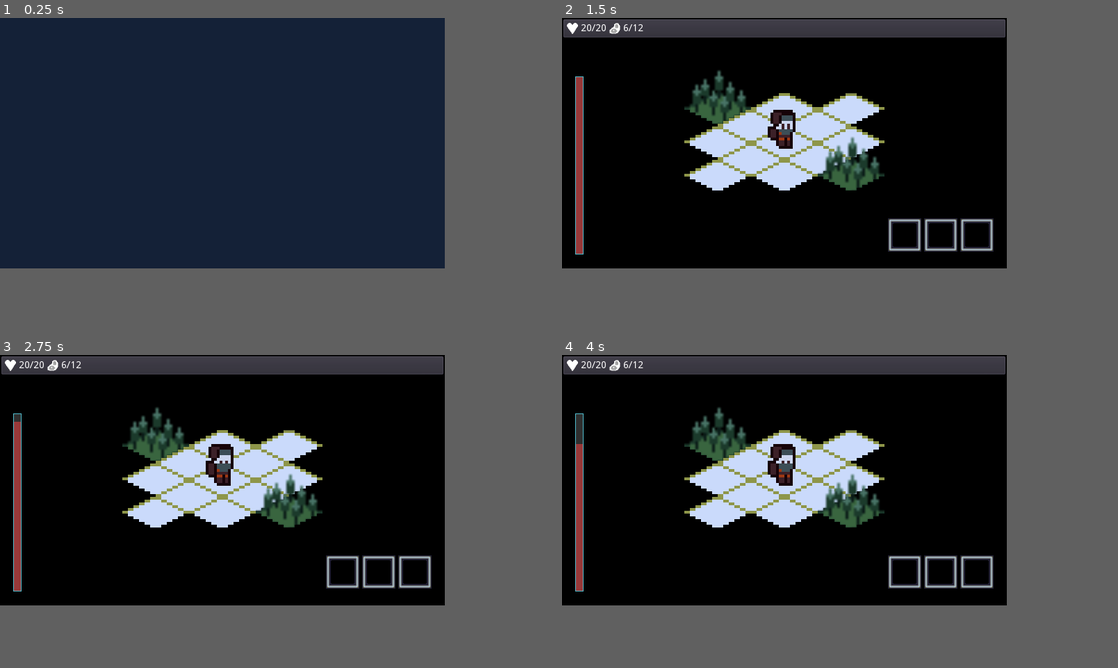
Above: before the commit, frames 1-4 (two rows, left to right).
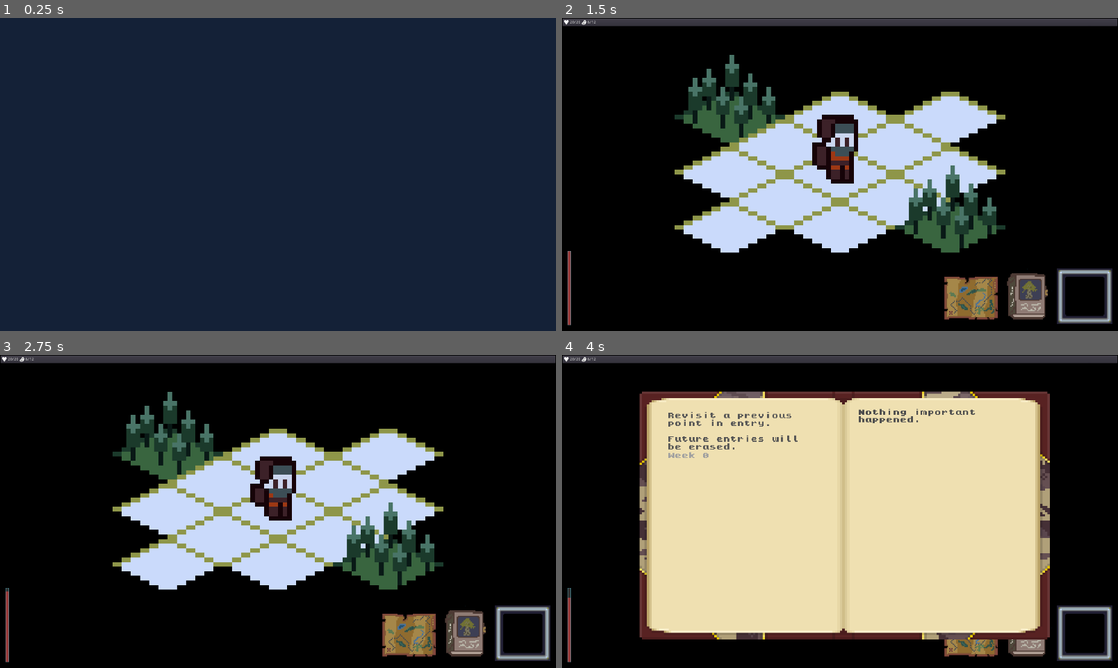
Above: after the commit, the same moments.

Repository: ZeeHatcher/project-forgotten
Game: Godot game, scene res://scenes/start_screen/start_screen.tscn
Two runs of this game, one before a commit and one after it. Both use one fixed random seed, a clock stepped at 60 frames per second and the inputs below.
Inputs (mouse positions are in pixels of both pictures, inside the frame that each line leads up to):
- Up to frame 1 (0.25 s): no input
- Up to frame 2 (1.5 s): tap Enter at 0.5 s; move the mouse to (884, 130) at 0.52 s; hold D (move_right) 0.53-1.25 s; hold Tab (journal) 0.53-1.25 s; click (884, 130) at 0.67 s; click "Start" at 1.25 s
- Up to frame 3 (2.75 s): click (344, 570) at 2.02 s
- Up to frame 4 (4 s): click (890, 577) at 2.77 s; click (940, 570) at 3.52 s
In our replay, the window is 640x360 before the commit and 800x450 after it. These sizes can differ from the game's own. Grey fills any space a smaller window leaves; there, only what the larger window draws over its background counts as a difference.

The runs differ from the first frame. In frame 1, only the window size differs. In frame 2, 30% of the frame differs, in the area x 0-100%, y 0-99%; in frame 3, 30%; in frame 4, 65%.

Commit message:
resized game, added ui icons

Diff:
--- a/entities/player/player.tscn
+++ b/entities/player/player.tscn
@@ -55,7 +55,6 @@
 position = Vector2( 0, -10 )
 frames = SubResource( 7 )
 animation = "idle"
-frame = 1
 playing = true
 
 [node name="EventDetector" type="Area2D" parent="."]
--- a/main.tscn
+++ b/main.tscn
@@ -19,6 +19,8 @@
 [ext_resource path="res://misc/gamesave_service.gd" type="Script" id=17]
 [ext_resource path="res://ui/journal/journal.tscn" type="PackedScene" id=18]
 [ext_resource path="res://assets/cubex4.png" type="Texture" id=19]
+[ext_resource path="res://assets/images/Map_UI.png" type="Texture" id=20]
+[ext_resource path="res://assets/images/Journal_UI.png" type="Texture" id=21]
 
 [node name="Main" type="Node2D"]
 script = ExtResource( 9 )
@@ -59,7 +61,7 @@
 [node name="Camera2D" type="Camera2D" parent="."]
 position = Vector2( 0, 6 )
 current = true
-zoom = Vector2( 0.25, 0.25 )
+zoom = Vector2( 0.063, 0.063 )
 
 [node name="CanvasLayer" type="CanvasLayer" parent="."]
 
@@ -71,10 +73,10 @@
 [node name="EventBoard" parent="CanvasLayer/CenterContainer" instance=ExtResource( 2 )]
 pause_mode = 2
 visible = false
-margin_left = 316.0
-margin_top = 162.0
-margin_right = 324.0
-margin_bottom = 198.0
+margin_left = 956.0
+margin_top = 522.0
+margin_right = 964.0
+margin_bottom = 558.0
 
 [node name="TopBar" parent="CanvasLayer" instance=ExtResource( 7 )]
 margin_bottom = 30.0
@@ -111,10 +113,7 @@
 
 [node name="Tween" type="Tween" parent="CanvasLayer/TemperatureBar"]
 
-[node name="Journal" parent="CanvasLayer" instance=ExtResource( 18 )]
-visible = false
-
-[node name="HBoxContainer" type="HBoxContainer" parent="CanvasLayer"]
+[node name="Icons" type="HBoxContainer" parent="CanvasLayer"]
 anchor_left = 1.0
 anchor_top = 1.0
 anchor_right = 1.0
@@ -127,22 +126,31 @@
 grow_vertical = 0
 alignment = 2
 
-[node name="TextureButton" type="TextureButton" parent="CanvasLayer/HBoxContainer"]
-margin_right = 48.0
-margin_bottom = 48.0
+[node name="MapButton" type="TextureButton" parent="CanvasLayer/Icons"]
+margin_right = 192.0
+margin_bottom = 192.0
+rect_min_size = Vector2( 192, 192 )
+texture_normal = ExtResource( 20 )
+expand = true
+
+[node name="JournalButton" type="TextureButton" parent="CanvasLayer/Icons"]
+margin_left = 196.0
+margin_right = 388.0
+margin_bottom = 192.0
+rect_min_size = Vector2( 192, 192 )
+texture_normal = ExtResource( 21 )
+expand = true
+
+[node name="InventoryButton" type="TextureButton" parent="CanvasLayer/Icons"]
+margin_left = 392.0
+margin_right = 584.0
+margin_bottom = 192.0
+rect_min_size = Vector2( 192, 192 )
 texture_normal = ExtResource( 19 )
+expand = true
 
-[node name="TextureButton3" type="TextureButton" parent="CanvasLayer/HBoxContainer"]
-margin_left = 52.0
-margin_right = 100.0
-margin_bottom = 48.0
-texture_normal = ExtResource( 19 )
-
-[node name="TextureButton2" type="TextureButton" parent="CanvasLayer/HBoxContainer"]
-margin_left = 104.0
-margin_right = 152.0
-margin_bottom = 48.0
-texture_normal = ExtResource( 19 )
+[node name="Journal" parent="CanvasLayer" instance=ExtResource( 18 )]
+visible = false
 
 [node name="EventService" type="Node" parent="."]
 script = ExtResource( 5 )
@@ -175,6 +183,7 @@
 [connection signal="choice_selected" from="CanvasLayer/CenterContainer/EventBoard" to="EventService" method="apply_outcome"]
 [connection signal="event_ended" from="CanvasLayer/CenterContainer/EventBoard" to="EventService" method="end_event"]
 [connection signal="event_ended" from="CanvasLayer/CenterContainer/EventBoard" to="GameOverService" method="_on_EventBoard_event_ended"]
+[connection signal="pressed" from="CanvasLayer/Icons/JournalButton" to="GameSaveService" method="_on_JournalButton_pressed"]
 [connection signal="load_game" from="CanvasLayer/Journal" to="GameSaveService" method="_on_Journal_load_game"]
 [connection signal="show_journal" from="GameSaveService" to="CanvasLayer/Journal" method="_on_GameSaveService_show_journal"]
 [connection signal="update_saves" from="GameSaveService" to="CanvasLayer/Journal" method="_on_GameSaveService_update_saves"]
--- a/misc/gamesave_service.gd
+++ b/misc/gamesave_service.gd
@@ -23,8 +23,8 @@
 onready var _event_service = get_node(event_service)
 
 
-func _process(delta):
-	if Input.is_action_just_pressed("journal"):
+func _input(event: InputEvent) -> void:
+	if event.is_action_pressed("journal"):
 		emit_signal("show_journal")
 
 
@@ -100,3 +100,7 @@
 	if tiles_moved >= save_after_tiles_moved:
 		tiles_moved = 0
 		save_game()
+
+
+func _on_JournalButton_pressed():
+	emit_signal("show_journal")
--- a/project.godot
+++ b/project.godot
@@ -110,14 +110,38 @@
 
 [display]
 
-window/size/width=640
-window/size/height=360
+window/size/width=1920
+window/size/height=1080
 window/stretch/mode="viewport"
 window/stretch/aspect="keep"
 
 [gui]
 
 common/drop_mouse_on_gui_input_disabled=true
+
+[importer_defaults]
+
+texture={
+"compress/bptc_ldr": 0,
+"compress/hdr_mode": 0,
+"compress/lossy_quality": 0.7,
+"compress/mode": 0,
+"compress/normal_map": 0,
+"detect_3d": false,
+"flags/anisotropic": false,
+"flags/filter": false,
+"flags/mipmaps": false,
+"flags/repeat": 0,
+"flags/srgb": 2,
+"process/HDR_as_SRGB": false,
+"process/fix_alpha_border": true,
+"process/invert_color": false,
+"process/normal_map_invert_y": false,
+"process/premult_alpha": false,
+"size_limit": 0,
+"stream": false,
+"svg/scale": 1.0
+}
 
 [input]
 
--- a/scenes/start_screen/start_screen.tscn
+++ b/scenes/start_screen/start_screen.tscn
@@ -83,10 +83,10 @@
 script = ExtResource( 1 )
 
 [node name="Polygon2D" type="Polygon2D" parent="."]
-position = Vector2( -13.4554, -30.0784 )
-scale = Vector2( 0.64964, 0.64964 )
+position = Vector2( -0.999992, 5.00003 )
+scale = Vector2( 2.10613, 2.10613 )
 color = Color( 0.0823529, 0.133333, 0.219608, 1 )
-polygon = PoolVector2Array( -251, -456, -248, 1033, 1321, 1028, 1329, -454 )
+polygon = PoolVector2Array( -251, -456, -248, 1033, 1321, 1028, 1324.99, 288.601, 1329, -454 )
 
 [node name="AnimationPlayer" type="AnimationPlayer" parent="."]
 anims/RESET = SubResource( 1 )
@@ -111,10 +111,10 @@
 size_flags_vertical = 0
 
 [node name="Label" type="Label" parent="CanvasLayer/StartMenu/TitleCard/CenterContainer"]
-margin_left = 206.0
-margin_top = 273.0
-margin_right = 776.0
-margin_bottom = 323.0
+margin_left = 393.0
+margin_top = 490.0
+margin_right = 1527.0
+margin_bottom = 590.0
 size_flags_horizontal = 0
 size_flags_vertical = 0
 theme = ExtResource( 2 )
@@ -138,30 +138,27 @@
 [node name="MarginContainer" type="MarginContainer" parent="CanvasLayer/StartMenu"]
 anchor_right = 1.0
 anchor_bottom = 1.0
-margin_left = 50.0
-margin_top = 50.0
-margin_right = -50.0
-margin_bottom = -50.0
+margin_left = 200.0
+margin_top = 200.0
+margin_right = -200.0
+margin_bottom = -200.0
 
 [node name="MainMenu" type="Control" parent="CanvasLayer/StartMenu/MarginContainer"]
 visible = false
-margin_right = 540.0
-margin_bottom = 260.0
+margin_right = 1520.0
+margin_bottom = 680.0
 
 [node name="MainMenuOptions" type="VBoxContainer" parent="CanvasLayer/StartMenu/MarginContainer/MainMenu"]
-anchor_top = 0.5
-anchor_bottom = 0.5
-margin_top = -200.0
-margin_right = 196.0
-margin_bottom = 200.0
+anchor_bottom = 1.0
+margin_right = 112.0
 size_flags_horizontal = 0
 theme = ExtResource( 5 )
 alignment = 1
 
 [node name="Start" type="Button" parent="CanvasLayer/StartMenu/MarginContainer/MainMenu/MainMenuOptions"]
-margin_top = 116.0
-margin_right = 196.0
-margin_bottom = 155.0
+margin_top = 318.0
+margin_right = 336.0
+margin_bottom = 376.0
 focus_neighbour_bottom = NodePath("../Options")
 focus_next = NodePath("../Options")
 size_flags_vertical = 0
@@ -169,9 +166,9 @@
 align = 0
 
 [node name="Options" type="Button" parent="CanvasLayer/StartMenu/MarginContainer/MainMenu/MainMenuOptions"]
-margin_top = 159.0
-margin_right = 196.0
-margin_bottom = 198.0
+margin_top = 380.0
+margin_right = 336.0
+margin_bottom = 438.0
 focus_neighbour_top = NodePath("../Start")
 focus_neighbour_bottom = NodePath("../Credits")
 focus_next = NodePath("../Credits")
@@ -181,9 +178,9 @@
 align = 0
 
 [node name="Credits" type="Button" parent="CanvasLayer/StartMenu/MarginContainer/MainMenu/MainMenuOptions"]
-margin_top = 202.0
-margin_right = 196.0
-margin_bottom = 241.0
+margin_top = 442.0
+margin_right = 336.0
+margin_bottom = 500.0
 focus_neighbour_top = NodePath("../Options")
 focus_next = NodePath("../Exit")
 focus_previous = NodePath("../Options")
@@ -192,9 +189,9 @@
 align = 0
 
 [node name="Exit" type="Button" parent="CanvasLayer/StartMenu/MarginContainer/MainMenu/MainMenuOptions"]
-margin_top = 245.0
-margin_right = 196.0
-margin_bottom = 284.0
+margin_top = 504.0
+margin_right = 336.0
+margin_bottom = 562.0
 focus_neighbour_top = NodePath("../Credits")
 focus_previous = NodePath("../Credits")
 size_flags_vertical = 0
@@ -203,8 +200,8 @@
 
 [node name="OptionsMenu" type="Control" parent="CanvasLayer/StartMenu/MarginContainer"]
 visible = false
-margin_right = 540.0
-margin_bottom = 260.0
+margin_right = 1520.0
+margin_bottom = 680.0
 
 [node name="Label" type="Label" parent="CanvasLayer/StartMenu/MarginContainer/OptionsMenu"]
 anchor_left = 0.5
@@ -233,7 +230,7 @@
 alignment = 1
 
 [node name="Label2" type="Label" parent="CanvasLayer/StartMenu/MarginContainer/OptionsMenu/Options"]
-margin_top = 140.0
+margin_top = 153.0
 margin_right = 224.0
 margin_bottom = 179.0
 focus_neighbour_top = NodePath(".")
@@ -248,7 +245,7 @@
 [node name="Label3" type="Label" parent="CanvasLayer/StartMenu/MarginContainer/OptionsMenu/Options"]
 margin_top = 183.0
 margin_right = 224.0
-margin_bottom = 199.0
+margin_bottom = 196.0
 focus_neighbour_top = NodePath(".")
 focus_previous = NodePath(".")
 size_flags_vertical = 0
@@ -256,9 +253,9 @@
 align = 1
 
 [node name="Label5" type="Label" parent="CanvasLayer/StartMenu/MarginContainer/OptionsMenu/Options"]
-margin_top = 203.0
-margin_right = 224.0
-margin_bottom = 219.0
+margin_top = 200.0
+margin_right = 224.0
+margin_bottom = 213.0
 focus_neighbour_top = NodePath(".")
 focus_previous = NodePath(".")
 size_flags_vertical = 0
@@ -266,9 +263,9 @@
 align = 1
 
 [node name="Label4" type="Label" parent="CanvasLayer/StartMenu/MarginContainer/OptionsMenu/Options"]
-margin_top = 223.0
-margin_right = 224.0
-margin_bottom = 239.0
+margin_top = 217.0
+margin_right = 224.0
+margin_bottom = 230.0
 focus_neighbour_top = NodePath(".")
 focus_previous = NodePath(".")
 size_flags_vertical = 0
@@ -276,9 +273,9 @@
 align = 1
 
 [node name="Label6" type="Label" parent="CanvasLayer/StartMenu/MarginContainer/OptionsMenu/Options"]
-margin_top = 243.0
-margin_right = 224.0
-margin_bottom = 259.0
+margin_top = 234.0
+margin_right = 224.0
+margin_bottom = 247.0
 focus_neighbour_top = NodePath(".")
 focus_previous = NodePath(".")
 size_flags_vertical = 0
@@ -287,8 +284,8 @@
 
 [node name="CreditsMenu" type="Control" parent="CanvasLayer/StartMenu/MarginContainer"]
 visible = false
-margin_right = 540.0
-margin_bottom = 260.0
+margin_right = 1520.0
+margin_bottom = 680.0
 
 [node name="Label" type="Label" parent="CanvasLayer/StartMenu/MarginContainer/CreditsMenu"]
 anchor_left = 0.5
@@ -306,20 +303,18 @@
 valign = 1
 
 [node name="Credits" type="VBoxContainer" parent="CanvasLayer/StartMenu/MarginContainer/CreditsMenu"]
-anchor_top = 0.5
-anchor_bottom = 0.5
-margin_top = -200.0
-margin_right = 224.0
-margin_bottom = 200.0
+anchor_right = 0.504
+anchor_bottom = 1.0
+margin_right = 0.119995
 size_flags_horizontal = 0
 size_flags_vertical = 0
 theme = ExtResource( 6 )
 alignment = 1
 
 [node name="Label2" type="Label" parent="CanvasLayer/StartMenu/MarginContainer/CreditsMenu/Credits"]
-margin_top = 140.0
-margin_right = 224.0
-margin_bottom = 179.0
+margin_top = 355.0
+margin_right = 867.0
+margin_bottom = 413.0
 focus_neighbour_top = NodePath(".")
 focus_neighbour_bottom = NodePath("../../Label")
 focus_next = NodePath("../../Label")
@@ -330,9 +325,9 @@
 align = 1
 
 [node name="Label3" type="Label" parent="CanvasLayer/StartMenu/MarginContainer/CreditsMenu/Credits"]
-margin_top = 183.0
-margin_right = 224.0
-margin_bottom = 199.0
+margin_top = 417.0
+margin_right = 867.0
+margin_bottom = 441.0
 focus_neighbour_top = NodePath(".")
 focus_previous = NodePath(".")
 size_flags_vertical = 0
@@ -340,9 +335,9 @@
 align = 1
 
 [node name="Label5" type="Label" parent="CanvasLayer/StartMenu/MarginContainer/CreditsMenu/Credits"]
-margin_top = 203.0
-margin_right = 224.0
-margin_bottom = 219.0
+margin_top = 445.0
+margin_right = 867.0
+margin_bottom = 469.0
 focus_neighbour_top = NodePath(".")
 focus_previous = NodePath(".")
 size_flags_vertical = 0
@@ -350,9 +345,9 @@
 align = 1
 
 [node name="Label4" type="Label" parent="CanvasLayer/StartMenu/MarginContainer/CreditsMenu/Credits"]
-margin_top = 223.0
-margin_right = 224.0
-margin_bottom = 239.0
+margin_top = 473.0
+margin_right = 867.0
+margin_bottom = 497.0
 focus_neighbour_top = NodePath(".")
 focus_previous = NodePath(".")
 size_flags_vertical = 0
@@ -360,9 +355,9 @@
 align = 1
 
 [node name="Label6" type="Label" parent="CanvasLayer/StartMenu/MarginContainer/CreditsMenu/Credits"]
-margin_top = 243.0
-margin_right = 224.0
-margin_bottom = 259.0
+margin_top = 501.0
+margin_right = 867.0
+margin_bottom = 525.0
 focus_neighbour_top = NodePath(".")
 focus_previous = NodePath(".")
 size_flags_vertical = 0
@@ -370,8 +365,8 @@
 align = 1
 
 [node name="57-All-Cards" type="Sprite" parent="CanvasLayer/StartMenu/MarginContainer/CreditsMenu"]
-position = Vector2( 584, 216 )
-scale = Vector2( 0.143958, 0.143958 )
+position = Vector2( 1214, 483 )
+scale = Vector2( 0.324801, 0.324801 )
 texture = ExtResource( 4 )
 
 [connection signal="pressed" from="CanvasLayer/StartMenu/MarginContainer/MainMenu/MainMenuOptions/Start" to="." method="_on_Start_pressed"]
--- a/scenes/ui_test.tscn
+++ b/scenes/ui_test.tscn
@@ -15,35 +15,35 @@
 margin_bottom = 40.0
 
 [node name="Label" type="Label" parent="VBoxContainer"]
-margin_right = 405.0
-margin_bottom = 50.0
+margin_right = 807.0
+margin_bottom = 100.0
 theme = ExtResource( 2 )
 text = "Special Title"
 
 [node name="Label2" type="Label" parent="VBoxContainer"]
-margin_top = 54.0
-margin_right = 405.0
-margin_bottom = 62.0
+margin_top = 104.0
+margin_right = 807.0
+margin_bottom = 128.0
 theme = ExtResource( 1 )
 text = "Default Body"
 
 [node name="Label3" type="Label" parent="VBoxContainer"]
-margin_top = 66.0
-margin_right = 405.0
-margin_bottom = 74.0
+margin_top = 132.0
+margin_right = 807.0
+margin_bottom = 156.0
 theme = ExtResource( 3 )
 text = "Outlined Body"
 
 [node name="Label4" type="Label" parent="VBoxContainer"]
-margin_top = 78.0
-margin_right = 405.0
-margin_bottom = 104.0
+margin_top = 160.0
+margin_right = 807.0
+margin_bottom = 218.0
 theme = ExtResource( 4 )
 text = "Big Body"
 
 [node name="Label5" type="Label" parent="VBoxContainer"]
-margin_top = 108.0
-margin_right = 405.0
-margin_bottom = 126.0
+margin_top = 222.0
+margin_right = 807.0
+margin_bottom = 288.0
 theme = ExtResource( 5 )
 text = "Default Title"
--- a/themes/big_body.tres
+++ b/themes/big_body.tres
@@ -13,6 +13,7 @@
 [sub_resource type="StyleBoxEmpty" id=6]
 
 [sub_resource type="DynamicFont" id=1]
+size = 48
 extra_spacing_top = 5
 extra_spacing_bottom = 5
 font_data = ExtResource( 1 )
--- a/themes/default_body.tres
+++ b/themes/default_body.tres
@@ -3,7 +3,8 @@
 [ext_resource path="res://assets/fonts/kongtext/kongtext.ttf" type="DynamicFontData" id=1]
 
 [sub_resource type="DynamicFont" id=1]
-size = 8
+size = 24
+outline_color = Color( 0.2, 0.2, 0.2, 1 )
 font_data = ExtResource( 1 )
 
 [sub_resource type="StyleBoxEmpty" id=8]
--- a/themes/default_title.tres
+++ b/themes/default_title.tres
@@ -3,6 +3,7 @@
 [ext_resource path="res://assets/fonts/rubber-biscuit/RUBBBB__.TTF" type="DynamicFontData" id=1]
 
 [sub_resource type="DynamicFont" id=1]
+size = 64
 font_data = ExtResource( 1 )
 
 [resource]
--- a/themes/outlined_body.tres
+++ b/themes/outlined_body.tres
@@ -3,7 +3,7 @@
 [ext_resource path="res://assets/fonts/kongtext/kongtext.ttf" type="DynamicFontData" id=1]
 
 [sub_resource type="DynamicFont" id=1]
-size = 8
+size = 24
 outline_size = 2
 outline_color = Color( 0, 0, 0, 1 )
 font_data = ExtResource( 1 )
--- a/themes/special_titie.tres
+++ b/themes/special_titie.tres
@@ -3,7 +3,7 @@
 [ext_resource path="res://assets/fonts/rubber-biscuit/RUBBBB__.TTF" type="DynamicFontData" id=1]
 
 [sub_resource type="DynamicFont" id=1]
-size = 48
+size = 96
 outline_color = Color( 0.105882, 0.105882, 0.105882, 1 )
 font_data = ExtResource( 1 )
 
--- a/ui/event_board/event_board.tscn
+++ b/ui/event_board/event_board.tscn
@@ -3,8 +3,14 @@
 [ext_resource path="res://ui/event_board/event_board.gd" type="Script" id=1]
 
 [node name="EventBoard" type="TabContainer"]
+margin_left = -308.0
+margin_top = -146.0
+margin_right = 308.0
+margin_bottom = 146.0
 grow_horizontal = 2
 grow_vertical = 2
+size_flags_horizontal = 3
+size_flags_vertical = 3
 tab_align = 0
 script = ExtResource( 1 )
 
@@ -13,23 +19,25 @@
 anchor_bottom = 1.0
 margin_left = 4.0
 margin_top = 32.0
-margin_right = -4.0
+margin_right = -3.103
 margin_bottom = -4.0
+rect_min_size = Vector2( 600, 0 )
 
 [node name="EventDescription" type="Label" parent="VBoxContainer"]
-margin_right = 198.0
+margin_right = 608.0
 margin_bottom = 48.0
 text = "asdasdasdasdasdasdasdasdasd
 
 Asd"
+autowrap = true
 
 [node name="Buttons" type="VBoxContainer" parent="VBoxContainer"]
 margin_top = 52.0
-margin_right = 198.0
+margin_right = 608.0
 margin_bottom = 72.0
 
 [node name="Button" type="Button" parent="VBoxContainer/Buttons"]
-margin_right = 198.0
+margin_right = 608.0
 margin_bottom = 20.0
 text = "Choice A"
 align = 0
--- a/ui/journal/journal.tscn
+++ b/ui/journal/journal.tscn
@@ -6,34 +6,33 @@
 
 [node name="Journal" type="TextureRect"]
 pause_mode = 2
-margin_left = 4.0
-margin_right = 621.0
-margin_bottom = 359.0
+margin_left = 10.0
+margin_right = 1926.0
+margin_bottom = 1115.0
 theme = ExtResource( 2 )
 texture = ExtResource( 1 )
 expand = true
 script = ExtResource( 3 )
 
 [node name="LeftPage" type="VBoxContainer" parent="."]
-margin_left = 110.0
-margin_top = 60.0
-margin_right = 295.0
-margin_bottom = 292.0
+margin_left = 354.0
+margin_top = 197.0
+margin_right = 879.0
+margin_bottom = 913.0
 
 [node name="Label" type="Label" parent="LeftPage"]
-margin_right = 185.0
-margin_bottom = 187.0
+margin_right = 525.0
+margin_bottom = 667.0
 custom_colors/font_color = Color( 0.337255, 0.337255, 0.337255, 1 )
 text = "Revisit a previous point in entry.
 
-Future entries will be erased.
-"
+Future entries will be erased."
 autowrap = true
 
 [node name="ItemList" type="ItemList" parent="LeftPage"]
-margin_top = 191.0
-margin_right = 185.0
-margin_bottom = 232.0
+margin_top = 671.0
+margin_right = 525.0
+margin_bottom = 716.0
 size_flags_horizontal = 3
 size_flags_vertical = 3
 theme = ExtResource( 2 )
@@ -46,20 +45,20 @@
 anchor_left = 1.0
 anchor_right = 1.0
 anchor_bottom = 1.0
-margin_left = -287.0
-margin_top = 65.0
-margin_right = -113.0
-margin_bottom = -66.0
+margin_left = -904.0
+margin_top = 186.0
+margin_right = -320.0
+margin_bottom = -210.0
 scroll_horizontal_enabled = false
 
 [node name="RichTextLabel" type="RichTextLabel" parent="RightPage"]
-margin_right = 174.0
-margin_bottom = 228.0
+margin_right = 584.0
+margin_bottom = 719.0
 size_flags_horizontal = 3
 size_flags_vertical = 3
 custom_colors/default_color = Color( 0.305882, 0.305882, 0.305882, 1 )
-bbcode_text = "Lorem Ipsum is simply dummy text of the printing and typesetting industry. Lorem Ipsum has been the industry's standard dummy text ever since the 1500s, when an unknown printer took a galley of type and scrambled it to make a type specimen book. It has survived not only five centuries, but also the leap into electronic typesetting, remaining essentially unchanged. It was popularised in the 1960s with the release of Letraset sheets containing Lorem Ipsum passages, and more recently with desktop publishing software like Aldus PageMaker including versions of Lorem Ipsum."
-text = "Lorem Ipsum is simply dummy text of the printing and typesetting industry. Lorem Ipsum has been the industry's standard dummy text ever since the 1500s, when an unknown printer took a galley of type and scrambled it to make a type specimen book. It has survived not only five centuries, but also the leap into electronic typesetting, remaining essentially unchanged. It was popularised in the 1960s with the release of Letraset sheets containing Lorem Ipsum passages, and more recently with desktop publishing software like Aldus PageMaker including versions of Lorem Ipsum."
+bbcode_text = "Nothing important happened."
+text = "Nothing important happened."
 
 [connection signal="item_activated" from="LeftPage/ItemList" to="." method="_on_ItemList_item_activated"]
 [connection signal="item_selected" from="LeftPage/ItemList" to="." method="_on_ItemList_item_selected"]
Binary file added: assets/images/Journal_UI.png
Not shown, added: assets/images/Journal_UI.png.import
Binary file added: assets/images/Map_UI.png
Not shown, added: assets/images/Map_UI.png.import
Not shown: 1 places in main.tscn that only renumber resources
